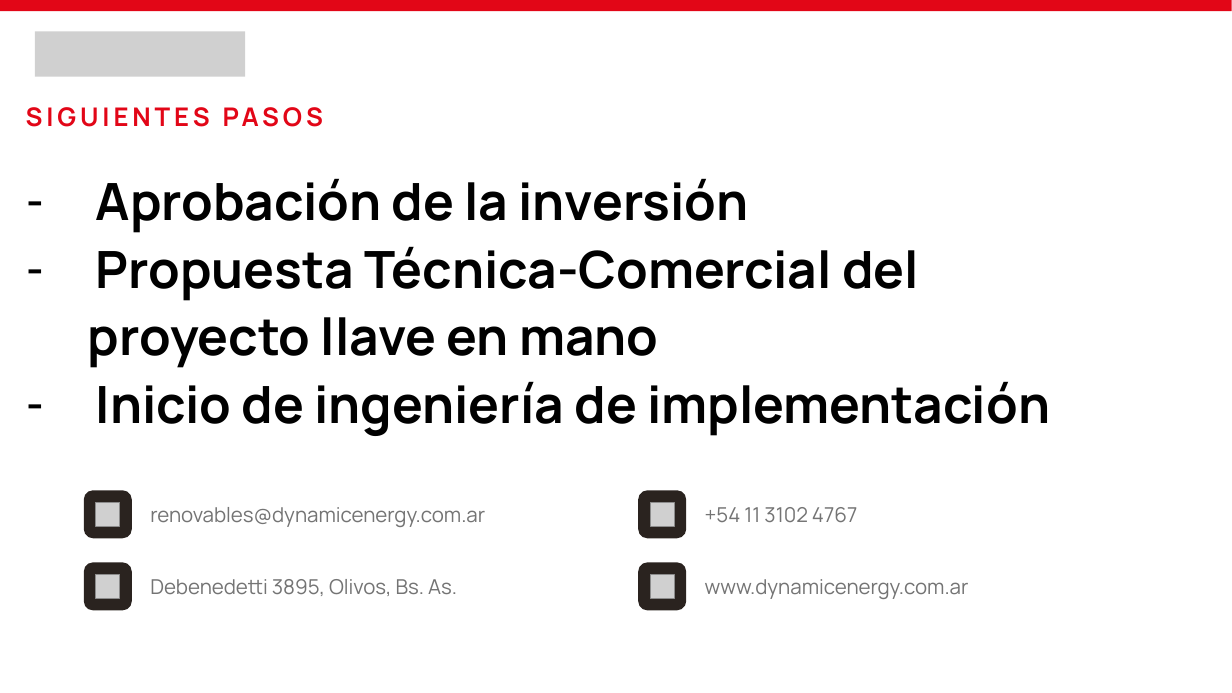
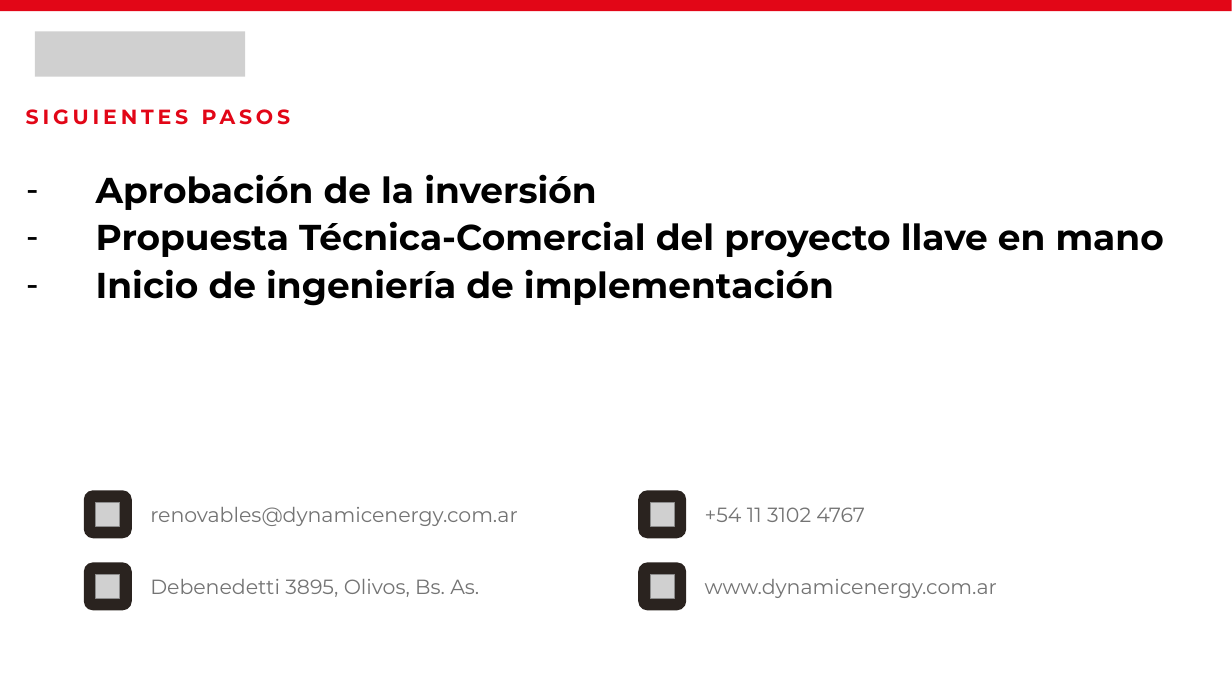
Before and after one commit to stchigel/estudio-de-prefactibilidad-dynamic, a slide deck: slide 16 of backend/exportes/plantillas/prefactibilidad.pptx. Drawn at 1232x693 pixels with LibreOffice and Linux fonts; fonts in the diff are those of the drawing; grey boxes stand for pictures. Boxes give left, top, right and bottom in pixels: in the first picture for what was removed or moved away, otherwise in the second. Text is boxed around its words. In the diff, an @@ line names an element or a change of style, - is before the commit and + after.

```diff
--- a/backend/exportes/plantillas/prefactibilidad.pptx
+++ b/backend/exportes/plantillas/prefactibilidad.pptx
@@ text "SIGUIENTES PASOS" at (26,103,765,130): size 20 to 16 pt, font Manrope to Montserrat @@
@@ text at (96,174,834,306): size 40 to 28 pt, font Manrope to Montserrat in "Aprobación de la inversión", "Inicio de ingeniería de implementación" @@
@@ text at (96,221,1164,258): text changed; size 40 to 28 pt; font Manrope to Montserrat @@
-– Propuesta Técnica-Comercial del
-proyecto llave en mano
+– Propuesta Técnica-Comercial del proyecto llave en mano
@@ font Manrope to Montserrat in 4 elements at (150,507,518,526), (705,507,865,522), (150,579,479,597), (705,579,997,598) @@
```
Also in this commit, not shown: 15 other slides changed, 3 other files.
